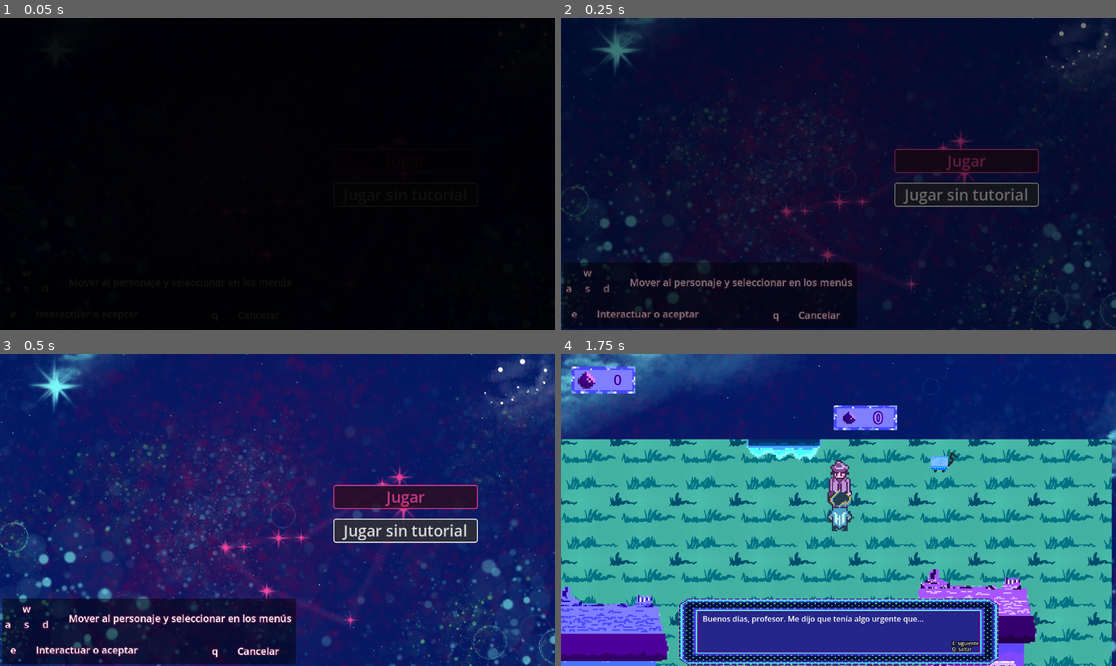
Above: before the commit, frames 1-4 (two rows, left to right).
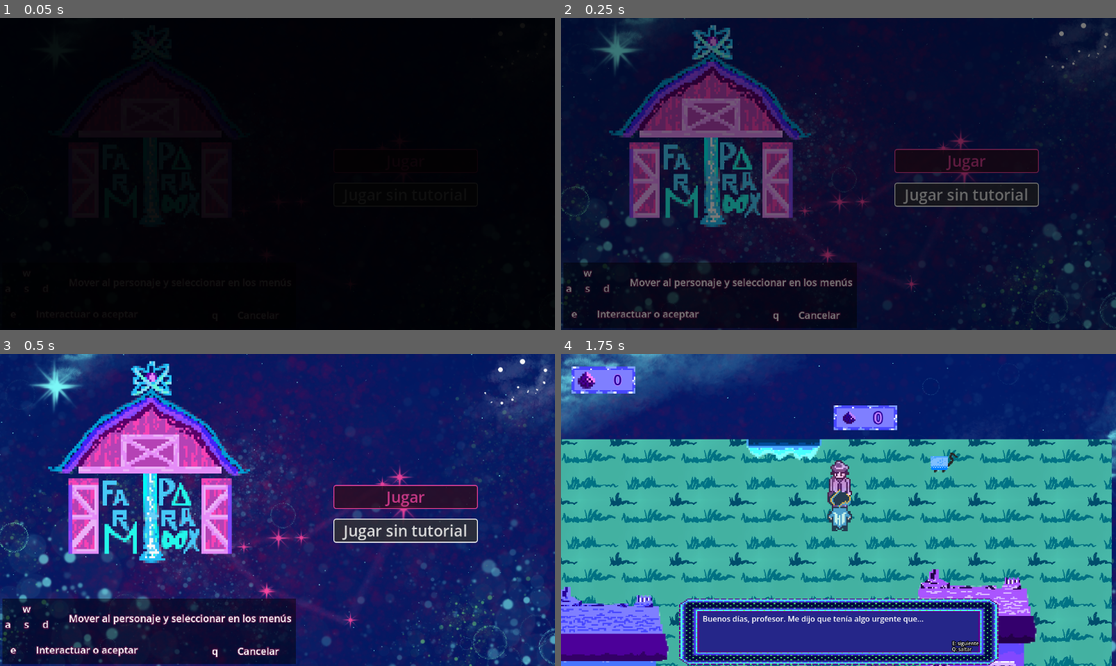
Above: after the commit, the same moments.

Repository: HectorAldao/quantic_gamejam
Game: Godot game, scene res://menus/main_menu/main_menu.tscn
The game is run twice, just before and just after one commit, with the same random seed, the same clock (stepped at 60 frames per second) and the same inputs.
Inputs (mouse positions are in pixels of both pictures, inside the frame that each line leads up to):
- Up to frame 1 (0.05 s): no input
- Up to frame 2 (0.25 s): no input
- Up to frame 3 (0.5 s): no input
- Up to frame 4 (1.75 s): click "Jugar" at 0.5 s; tap Enter (ui_accept) at 1.25, 1.52 s; move the mouse to (960, 494) at 1.27 s; hold D (move_character_right) from 1.28 s (still down); hold E (interact) from 1.28 s (still down)

The runs differ from the first frame. In frame 2, 11% of the frame differs, in the area x 8-46%, y 2-68%; in frame 3, 11%; in frame 4, nothing differs.

Commit message:
feat: add sound to animals

Diff:
--- a/godot_proyecto/menus/main_menu/main_menu.gd
+++ b/godot_proyecto/menus/main_menu/main_menu.gd
@@ -49,6 +49,7 @@
 	UiLayer.get_node("HUDContainer/PanelHuevos").visible = false
 
 	# Obtener referencia al nodo CentroMenu
+	#var centro_menu = get_node("VBoxContainer/CentroMenu")
 	var centro_menu = get_node("CentroMenu")
 
 	# Crear contenedor para el menú
--- a/godot_proyecto/menus/main_menu/main_menu.tscn
+++ b/godot_proyecto/menus/main_menu/main_menu.tscn
@@ -4,6 +4,7 @@
 [ext_resource type="LabelSettings" uid="uid://l4wnrk5y82n5" path="res://menus/main_menu/main_menu_label_settings.tres" id="2_1nwmw"]
 [ext_resource type="AudioStream" uid="uid://cmfwvdo80gm5i" path="res://assets/sonidos/musica_menu.mp3" id="2_ml8bw"]
 [ext_resource type="PackedScene" uid="uid://df3reqvk5plnm" path="res://ui/background/backgroundlayer.tscn" id="2_vu5tu"]
+[ext_resource type="Texture2D" uid="uid://bgaftrof3poty" path="res://assets/logo/logo_granja_cuantica_2.png" id="5_oic2i"]
 
 [node name="MainMenu" type="Control" unique_id=515251519]
 layout_mode = 3
@@ -191,3 +192,18 @@
 offset_bottom = 91.0
 scale = Vector2(1.2680635, 1.2680635)
 text = "Jugar sin Intro"
+
+[node name="TextureRect" type="TextureRect" parent="." unique_id=659148825]
+layout_mode = 1
+anchors_preset = 8
+anchor_left = 0.5
+anchor_top = 0.5
+anchor_right = 0.5
+anchor_bottom = 0.5
+offset_left = -476.0
+offset_top = -309.0
+offset_right = -57.0
+offset_bottom = 110.0
+grow_horizontal = 2
+grow_vertical = 2
+texture = ExtResource("5_oic2i")
--- a/godot_proyecto/scenes/animales/animal.gd
+++ b/godot_proyecto/scenes/animales/animal.gd
@@ -8,6 +8,7 @@
 @export var sprite_frames: SpriteFrames = null
 @export var cientifica: String = ""
 @export var mira_derecha: bool = true
+@export var sonidos: Array[AudioStream] = []
 
 var spawn_area: ReferenceRect = null
 var target_position: Vector2 = Vector2.ZERO
@@ -21,6 +22,7 @@
 var area_interaccion: Area2D
 var collision_shape_area: CollisionShape2D
 var animation_player: AnimationPlayer
+var audio_player: AudioStreamPlayer2D
 
 
 func _ready() -> void:
@@ -28,6 +30,7 @@
 	area_interaccion = $Area2D
 	collision_shape_area = $Area2D/CollisionShape2D
 	animation_player = $Sprite2D/AnimationPlayer
+	audio_player = $AudioStreamPlayer2D
 
 	# Buscar el SpawnArea en el padre y posicionar aleatoriamente
 	if get_parent():
@@ -211,6 +214,11 @@
 
 		$Corazones/AnimationPlayer.play("hearts")
 
+		if sonidos.size() > 0 and audio_player and visible:
+			var sonido_aleatorio = sonidos[randi() % sonidos.size()]
+			audio_player.stream = sonido_aleatorio
+			audio_player.play()
+
 
 func _actualizar_visibilidad() -> void:
 	# Si no se ha especificado científica, el animal es visible por defecto
--- a/godot_proyecto/scenes/animales/animal.tscn
+++ b/godot_proyecto/scenes/animales/animal.tscn
@@ -276,6 +276,7 @@
 
 [node name="Animal" type="Node2D" unique_id=183913162]
 script = ExtResource("1_uu74b")
+sonidos = null
 
 [node name="Corazones" type="Node2D" parent="." unique_id=1271350925]
 position = Vector2(10, -31.999998)
@@ -314,3 +315,5 @@
 
 [node name="CollisionShape2D" type="CollisionShape2D" parent="Area2D" unique_id=1857130746]
 shape = SubResource("CircleShape2D_df84y")
+
+[node name="AudioStreamPlayer2D" type="AudioStreamPlayer2D" parent="." unique_id=1294828914]
--- a/godot_proyecto/scenes/zonas/granja/granja.tscn
+++ b/godot_proyecto/scenes/zonas/granja/granja.tscn
@@ -12,9 +12,15 @@
 [ext_resource type="Texture2D" uid="uid://b1i5fjsgpda0m" path="res://assets/animales/animal_gato.png" id="8_12qer"]
 [ext_resource type="Texture2D" uid="uid://dnvwgl801osd" path="res://assets/animales/animal_pollo.png" id="9_4ieh7"]
 [ext_resource type="Texture2D" uid="uid://dnsjcoeyte5q5" path="res://assets/animales/animal_oveja_antimateria.png" id="10_m1qic"]
+[ext_resource type="AudioStream" uid="uid://bu8mil3ef1h7l" path="res://assets/sonidos/gato_1.mp3" id="11_j0tgv"]
 [ext_resource type="Texture2D" uid="uid://73037jc7j7e2" path="res://assets/animales/animal_erizo.png" id="11_nes8p"]
+[ext_resource type="AudioStream" uid="uid://ba1ktiok32asw" path="res://assets/sonidos/gato_2.mp3" id="12_f70rk"]
 [ext_resource type="Texture2D" uid="uid://c0wknu0lfcxrp" path="res://assets/animales/animal_conejo.png" id="12_o7v88"]
 [ext_resource type="PackedScene" uid="uid://df3reqvk5plnm" path="res://ui/background/backgroundlayer.tscn" id="13_4ieh7"]
+[ext_resource type="AudioStream" uid="uid://b4y3bxfvsvcy2" path="res://assets/sonidos/gallina_1.mp3" id="14_53ur3"]
+[ext_resource type="AudioStream" uid="uid://x42cqpy5febe" path="res://assets/sonidos/gallina_2.mp3" id="15_cc5dy"]
+[ext_resource type="AudioStream" uid="uid://4tcsk5ecsbi3" path="res://assets/sonidos/oveja_1.mp3" id="17_iednb"]
+[ext_resource type="AudioStream" uid="uid://dkuwstgheuc1l" path="res://assets/sonidos/oveja_2.mp3" id="18_otj3e"]
 
 [sub_resource type="RectangleShape2D" id="RectangleShape2D_ieqsx"]
 size = Vector2(20, 12.418402)
@@ -109,37 +115,42 @@
 offset_bottom = 512.0
 
 [node name="Gato" parent="." unique_id=183913162 instance=ExtResource("7_0tmab")]
-position = Vector2(424.242, 14.034207)
+position = Vector2(-248.9445, 59.571934)
 velocidad = 60.0
 sprite_texture = ExtResource("8_12qer")
 cientifica = "schrodinger"
+sonidos = Array[AudioStream]([ExtResource("11_j0tgv"), ExtResource("12_f70rk")])
 
 [node name="PolloRadioactivo" parent="." unique_id=750667649 instance=ExtResource("7_0tmab")]
-position = Vector2(-496.92282, 195.58513)
+position = Vector2(214.60191, 380.48282)
 sprite_texture = ExtResource("9_4ieh7")
 cientifica = "curie"
+sonidos = Array[AudioStream]([ExtResource("14_53ur3"), ExtResource("15_cc5dy")])
 
 [node name="Oveja" parent="." unique_id=233454787 instance=ExtResource("7_0tmab")]
-position = Vector2(450.1765, -44.340977)
+position = Vector2(-363.95947, 460.76456)
 "multiplicador_tamaño" = 1.5
 velocidad = 30.0
 sprite_texture = ExtResource("10_m1qic")
 cientifica = "dirac"
 mira_derecha = false
+sonidos = Array[AudioStream]([ExtResource("17_iednb"), ExtResource("18_otj3e")])
 
 [node name="Erizo" parent="." unique_id=1424811808 instance=ExtResource("7_0tmab")]
-position = Vector2(-442.0559, 169.6571)
+position = Vector2(87.64186, 107.3037)
 "multiplicador_tamaño" = 0.5
 velocidad = 60.0
 sprite_texture = ExtResource("11_nes8p")
 cientifica = "bohr"
 mira_derecha = false
+sonidos = Array[AudioStream]([])
 
 [node name="Conejo" parent="." unique_id=1397820351 instance=ExtResource("7_0tmab")]
-position = Vector2(-341.64957, 119.12195)
+position = Vector2(-432.48694, -22.35149)
 "multiplicador_tamaño" = 1.25
 velocidad = 80.0
 sprite_texture = ExtResource("12_o7v88")
+sonidos = Array[AudioStream]([])
 
 [node name="BackgroundLayer" parent="." unique_id=1326306561 instance=ExtResource("13_4ieh7")]
 offset_left = -3522.0
--- a/godot_proyecto/scenes/zonas/pueblo/huevos.gd
+++ b/godot_proyecto/scenes/zonas/pueblo/huevos.gd
@@ -1,7 +1,7 @@
 extends Node2D
 
-@export var min_time: float = 5.0
-@export var max_time: float = 15.0
+@export var min_time: float = 4.0
+@export var max_time: float = 10.0
 @export var max_huevos: int = 10
 
 var label: Label
@@ -57,7 +57,7 @@
 	# Apply bonuses based on accepted cientificas
 	if Global.cientificas_aceptadas.has("curie"):
 		min_time -= 1
-		max_time -= 1
+		max_time -= 2
 		max_huevos += 2
 
 	if Global.cientificas_aceptadas.has("dirac"):
@@ -67,12 +67,12 @@
 
 	if Global.cientificas_aceptadas.has("bohr"):
 		min_time -= 1
-		max_time -= 3
+		max_time -= 2
 		max_huevos += 3
 
 	if Global.cientificas_aceptadas.has("schrodinger"):
 		min_time -= 1
-		max_time -= 4
+		max_time -= 2
 		max_huevos += 3
 
 	# Ensure times don't go below a minimum threshold
--- a/godot_proyecto/scenes/zonas/pueblo/pueblo.tscn
+++ b/godot_proyecto/scenes/zonas/pueblo/pueblo.tscn
@@ -218,13 +218,13 @@
 texture_cientifica = ExtResource("8_p23ee")
 npc_name = "dirac"
 escala_sprite = 1.5
-huevos_necesarios = 10
+huevos_necesarios = 15
 
 [node name="Bohr" parent="." unique_id=131215653 instance=ExtResource("8_56j6e")]
 position = Vector2(-182, 280)
 texture_cientifica = ExtResource("7_3pfhl")
 npc_name = "bohr"
-huevos_necesarios = 15
+huevos_necesarios = 10
 
 [node name="Schrodinger" parent="." unique_id=779790831 instance=ExtResource("8_56j6e")]
 position = Vector2(201, 408)
@@ -304,6 +304,8 @@
 position = Vector2(0.51717573, -17.657265)
 scale = Vector2(-0.144, -1.673)
 texture = ExtResource("15_3pfhl")
+
+[node name="AudioStreamPlayer2D" type="AudioStreamPlayer2D" parent="PuertaGranja" unique_id=694898529]
 
 [node name="Personaje" parent="." unique_id=778088364 instance=ExtResource("7_owgkr")]
 position = Vector2(0, -550)
Binary file added: godot_proyecto/assets/logo/logo_granja_cuantica_2.png
Not shown, added: godot_proyecto/assets/logo/logo_granja_cuantica_2.png.import
Not shown, added: godot_proyecto/assets/sonidos/coger_huevo_1.mp3.import
Not shown, added: godot_proyecto/assets/sonidos/coger_huevo_2.mp3.import
Not shown, added: godot_proyecto/assets/sonidos/gallina_1.mp3.import
Not shown, added: godot_proyecto/assets/sonidos/gallina_2.mp3.import
Not shown, added: godot_proyecto/assets/sonidos/gato_1.mp3.import
Not shown, added: godot_proyecto/assets/sonidos/gato_2.mp3.import
Not shown, added: godot_proyecto/assets/sonidos/no_huevos_1.mp3.import
Not shown, added: godot_proyecto/assets/sonidos/no_huevos_2.mp3.import
Not shown, added: godot_proyecto/assets/sonidos/oveja_1.mp3.import
Not shown, added: godot_proyecto/assets/sonidos/oveja_2.mp3.import
(and 13 more such lines)
